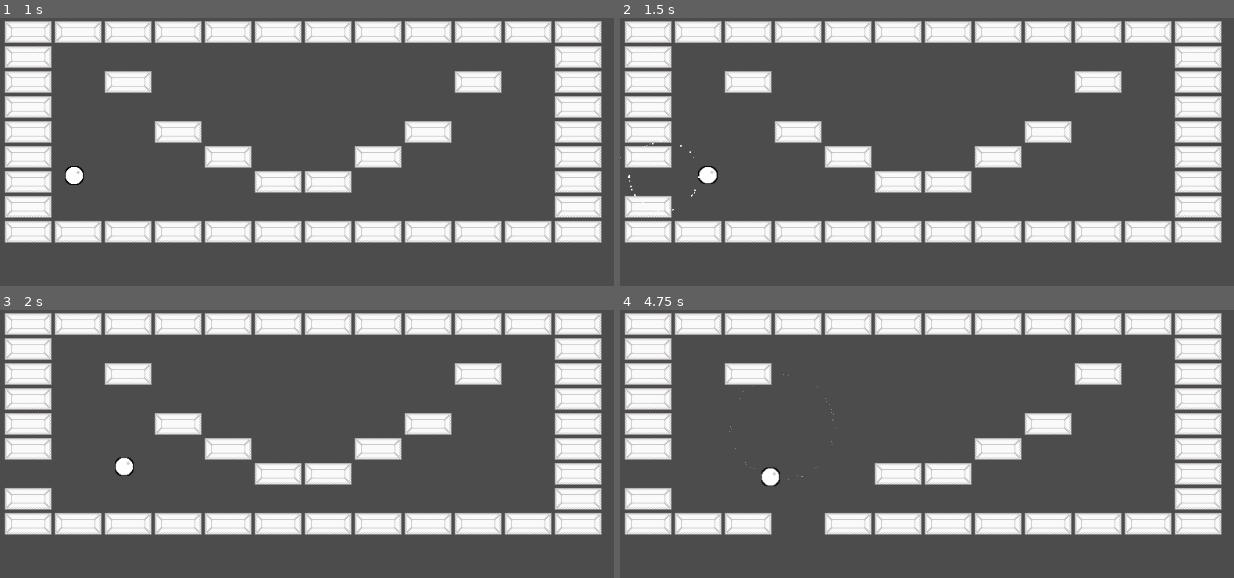
Above: before the commit, frames 1-4 (two rows, left to right).
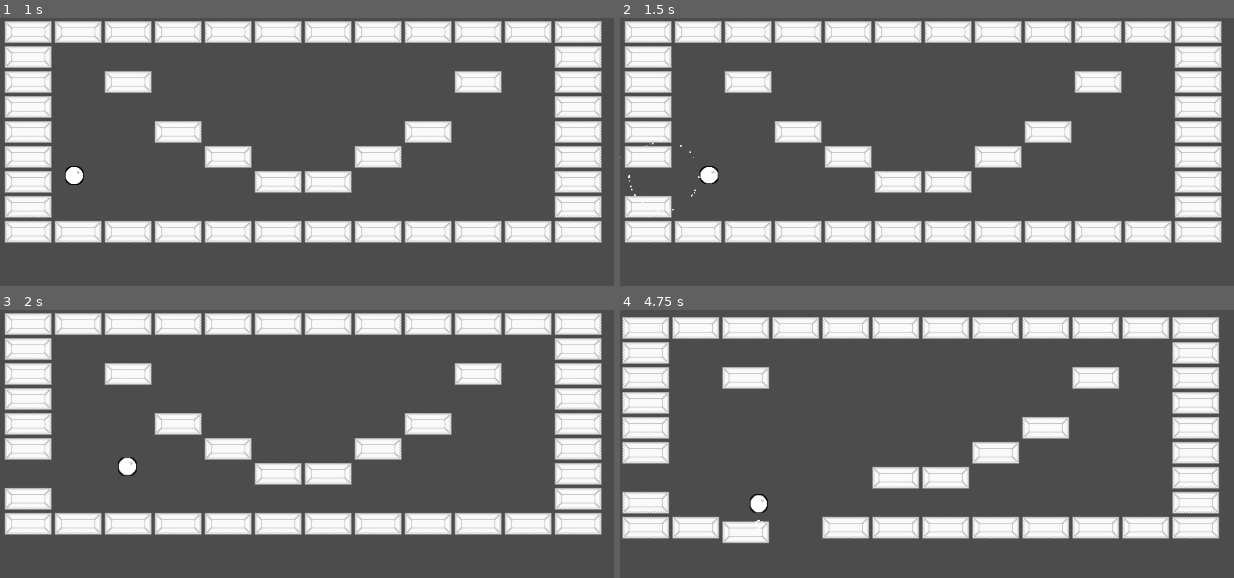
Above: after the commit, the same moments.

Repository: Anatolij-Grigorjev/Breakout4Godot
Game: Godot game, scene res://BreakoutGame.tscn
The game is run twice, just before and just after one commit, with the same random seed, the same clock (stepped at 60 frames per second) and the same inputs.
Inputs (mouse positions are in pixels of both pictures, inside the frame that each line leads up to):
- Up to frame 1 (1 s): tap Enter at 0.5 s; move the mouse to (577, 229) at 0.52 s; tap Alt at 0.6 s; click (577, 229) at 0.67 s
- Up to frame 2 (1.5 s): drag from (859, 275) to (outside the picture) at 1.27 s
- Up to frame 3 (2 s): no input
- Up to frame 4 (4.75 s): move the mouse to (1098, 441) at 2.02 s; tap Shift at 2.1 s; click (1098, 441) at 2.17 s; drag from (outside the picture) to (779, 473) at 2.77 s; move the mouse to (outside the picture) at 3.52 s; tap Ctrl at 3.6 s; click (outside the picture) at 3.67 s; drag from (779, 473) to (902, 427) at 4.27 s

Frame 1 is identical in both runs. In frame 2, less than 0.1% of the frame differs, in the area x 12-17%, y 55-62%; in frame 3, 0.1%; in frame 4, 20%, in the area x 0-99%, y 1-87%.

Commit message:
increase ball speed after hitting brick

Diff:
--- a/game/ball/Ball.gd
+++ b/game/ball/Ball.gd
@@ -5,12 +5,18 @@
 
 onready var anim: AnimationPlayer = $AnimationPlayer
 
-export(float) var speed: float = 99;
+export(float) var baseSpeed: float = 99;
 export(Vector2) var direction := Vector2.LEFT;
 
+var currentSpeed
+
+func _ready():
+	currentSpeed = baseSpeed
+
 func _process(delta: float):
-	var collision: KinematicCollision2D = move_and_collide(direction * speed * delta)
+	var collision: KinematicCollision2D = move_and_collide(direction * currentSpeed * delta)
 	_handle_potential_collision(collision)
+
 
 
 func _handle_potential_collision(collision: KinematicCollision2D):
@@ -21,6 +27,7 @@
 		var tilemap: BricksMap = collision.collider as BricksMap
 		tilemap.bricks_hit_at(collision.position, collision.normal)
 		anim.play("hit-squish")
+		currentSpeed = clamp(currentSpeed * 1.05, baseSpeed, baseSpeed * 2)
 
 	emit_signal("ball_collided", collision)
 	direction = direction.bounce(collision.normal)
--- a/game/tests/brick_collide_tests.gd
+++ b/game/tests/brick_collide_tests.gd
@@ -33,9 +33,24 @@
     ball.position = Vector2(10, 0)
     _setup_tree([bricks, ball])
 
-    ball.speed = 100.0
+    ball.currentSpeed = 100.0
     ball.direction = Vector2.RIGHT
     gut.simulate(ball, 100, 0.1)
     #top left tile
     var tileCoord = Vector2.ZERO
     assert_eq(bricks.get_cellv(tileCoord), TileMap.INVALID_CELL)
+
+
+func test_ball_collide_bricks_ball_faster():
+
+    bricks.position = Vector2(100, 0)
+    ball.position = Vector2(10, 0)
+    _setup_tree([bricks, ball])
+
+    var initialBallSpeed = 100
+
+    ball.currentSpeed = initialBallSpeed
+    ball.direction = Vector2.RIGHT
+    gut.simulate(ball, 100, 0.1)
+
+    assert_gt(ball.currentSpeed, initialBallSpeed, "ball got faster after hitting brick")
